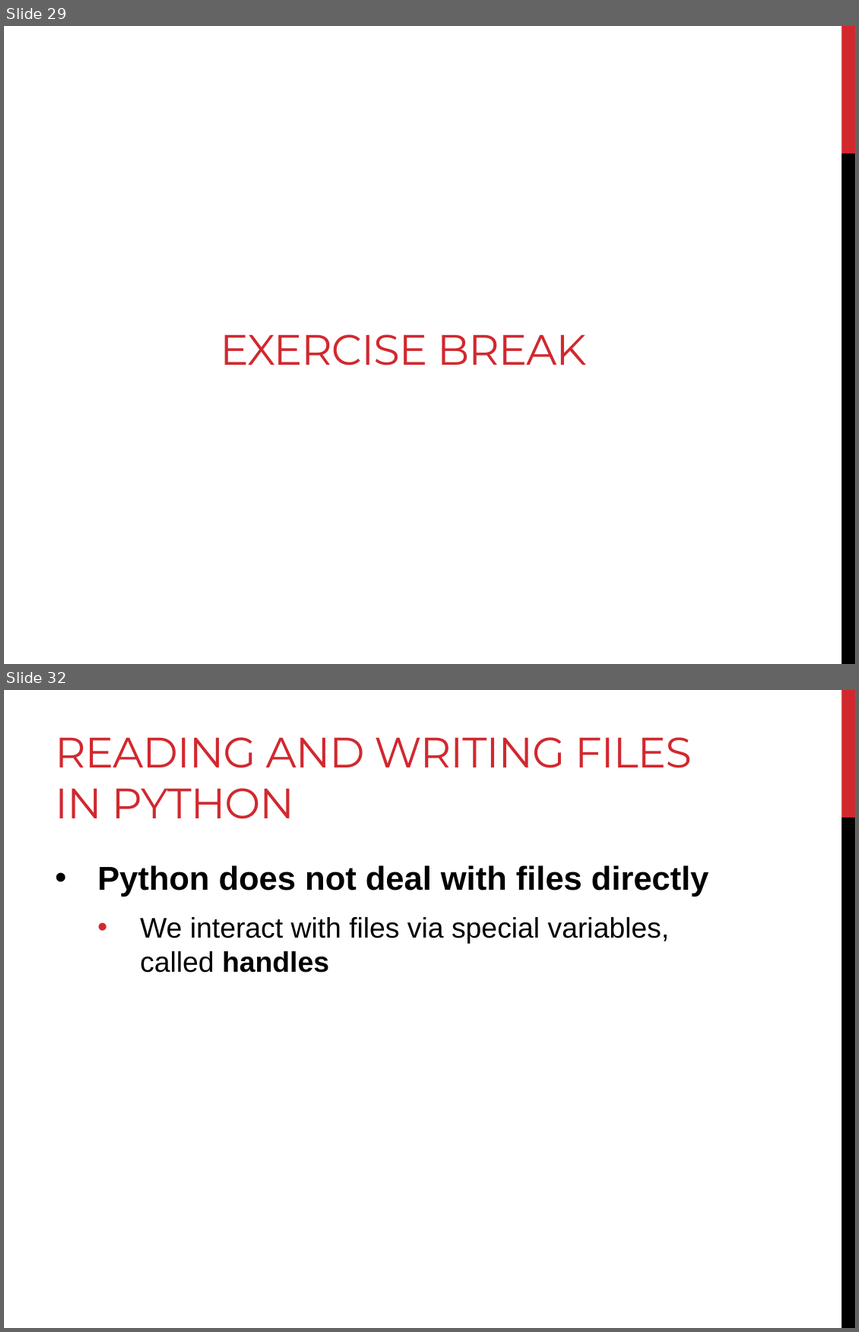
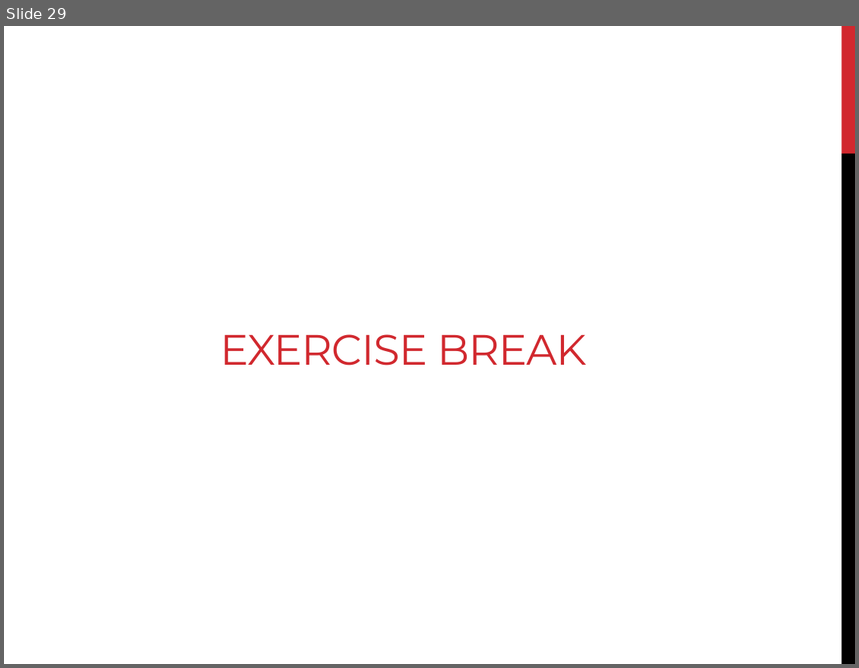
Before and after one commit to BjornFJohansson/ccbb_bigdata2015_python, a slide deck: slides/slides_day3.pptx. Shown one above the other, each under a label of ours: slides 29 and 32 before the commit, slide 29 after it; the slides between them are not shown. The pictures are 859x1332 and 859x668 pixels, drawn with LibreOffice and Linux fonts; fonts in the diff are those of the drawing. Boxes give left, top, right and bottom in pixels: in the first picture for what was removed or moved away, otherwise in the second. Text is boxed around its words. In the diff, an @@ line names an element or a change of style, - is before the commit and + after.

```diff
--- a/slides/slides_day3.pptx
+++ b/slides/slides_day3.pptx
@@ slide 32 removed at box(4, 690, 855, 1328), background #FFFFFF; not listed: 2 template elements that a slide beside it also shows @@
@@ title removed at box(55, 737, 692, 819) @@
-READING AND WRITING FILES IN PYTHON
@@ text removed at box(97, 866, 709, 973) @@
-• Python does not deal with files directly
-  • We interact with files via special variables, called handles
```
Also in this commit, not shown: 19 other slides removed.
